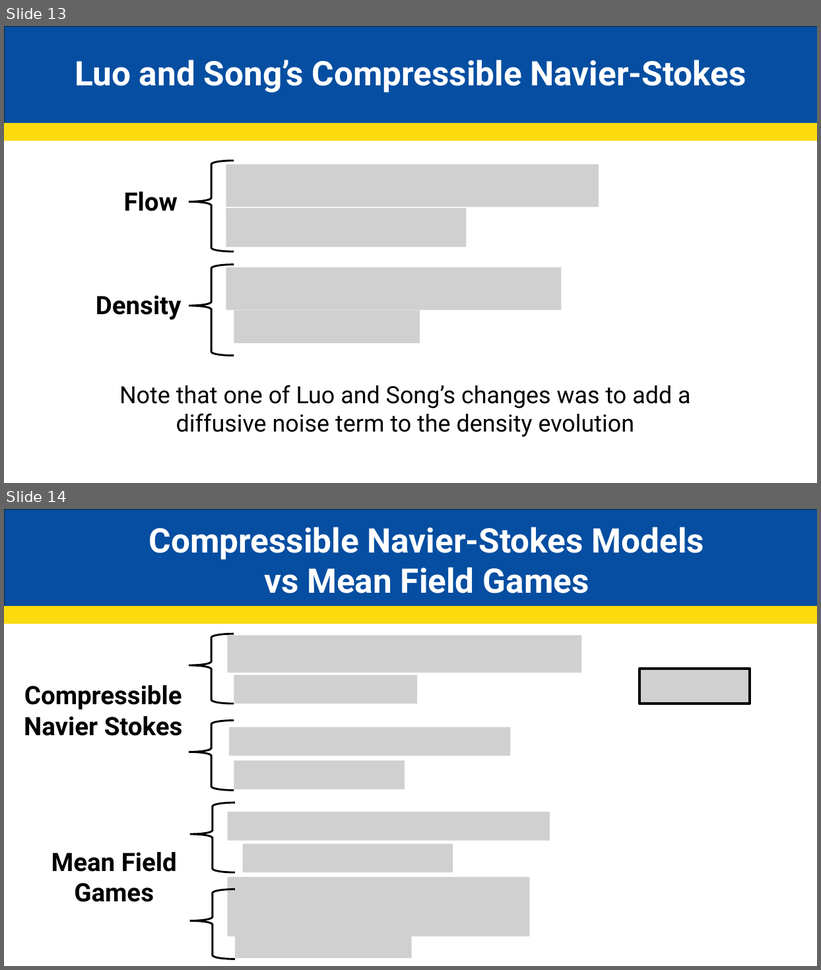
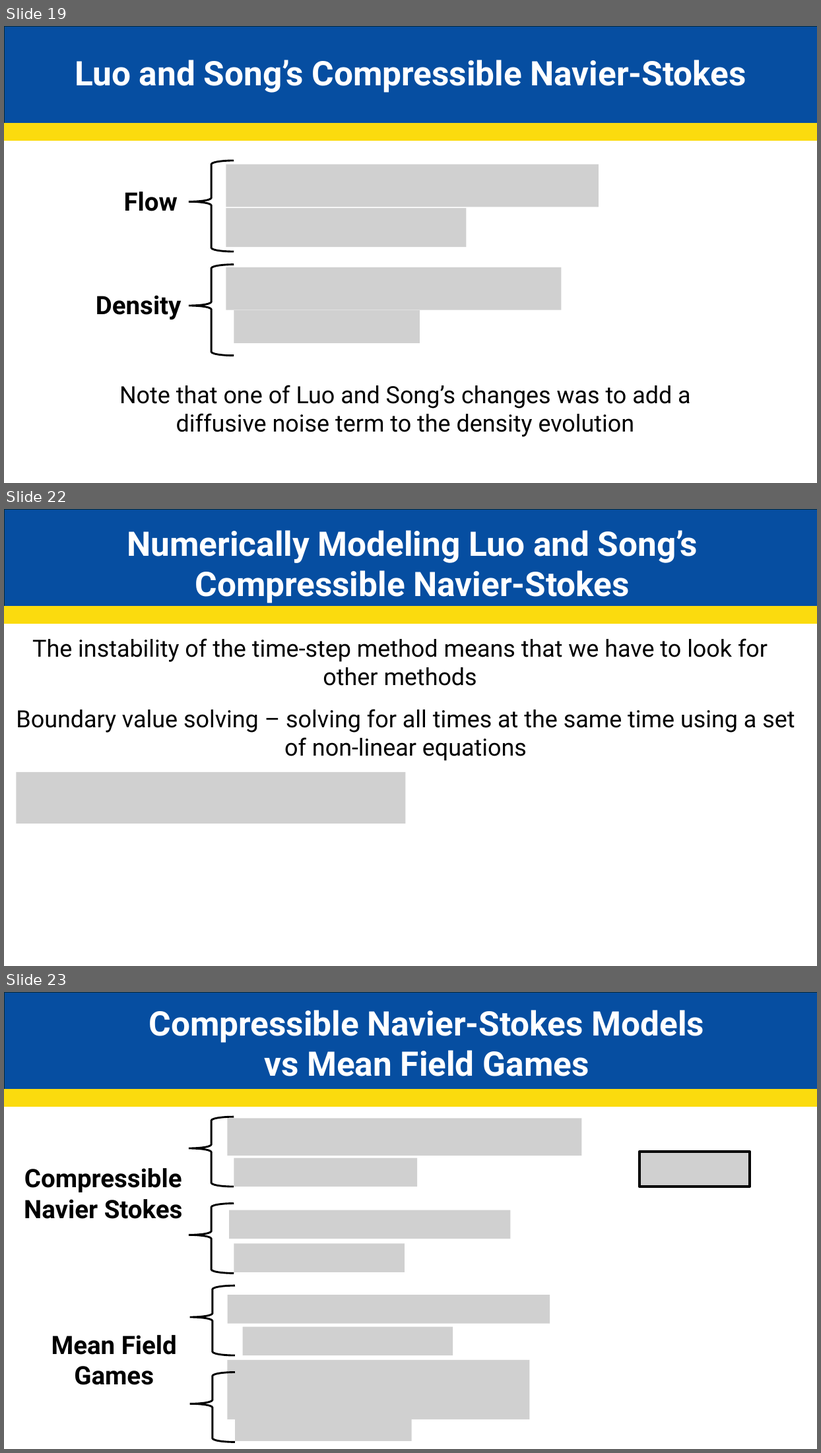
Before and after one commit to JakeCisc210/Candidacy, a slide deck: Reading Course/Presentations/Game Theory Eleven.pptx. Shown one above the other, each under a label of ours: slides 13 and 14 before the commit, slides 19, 22 and 23 after it; the slides between them are not shown. The pictures are 821x970 and 821x1453 pixels, drawn with LibreOffice and Linux fonts; fonts in the diff are those of the drawing; grey boxes stand for pictures. Boxes give left, top, right and bottom in pixels: in the first picture for what was removed or moved away, otherwise in the second. Text is boxed around its words. In the diff, an @@ line names an element or a change of style, - is before the commit and + after.

```diff
--- a/Reading Course/Presentations/Game Theory Eleven.pptx
+++ b/Reading Course/Presentations/Game Theory Eleven.pptx
@@ slide 22 added at [4, 509, 817, 966], background #FFFFFF @@
@@ rectangle added at [5, 509, 817, 607], fill #064EA1, outline #092A39 1.5 pt @@
@@ text added at [127, 530, 698, 603], 40 pt, text #FFFFFF, bold @@
+Numerically Modeling Luo and Song’s Compressible Navier-Stokes
@@ rectangle added at [4, 607, 817, 623], fill #FBDB0E, outline #FBDB0E 1.5 pt @@
@@ text added at [32, 638, 768, 686], 28 pt, text #000000 @@
+The instability of the time-step method means that we have to look for other methods
@@ text added at [16, 709, 795, 761], 28 pt, text #000000 @@
+Boundary value solving – solving for all times at the same time using a set of non-linear equations
@@ picture added at [16, 772, 406, 824] @@
@@ what was slide 13 is now slide 19 @@
@@ what was slide 14 is now slide 23 @@
```
Also in this commit, not shown: 2 slides changed, 10 other slides added, 5 other files.
